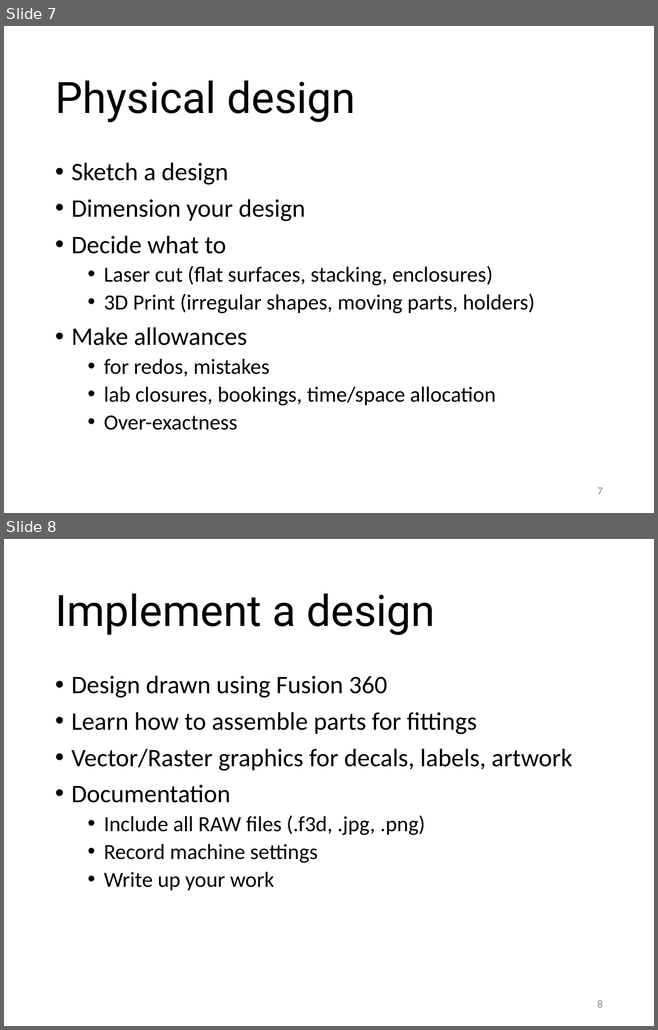
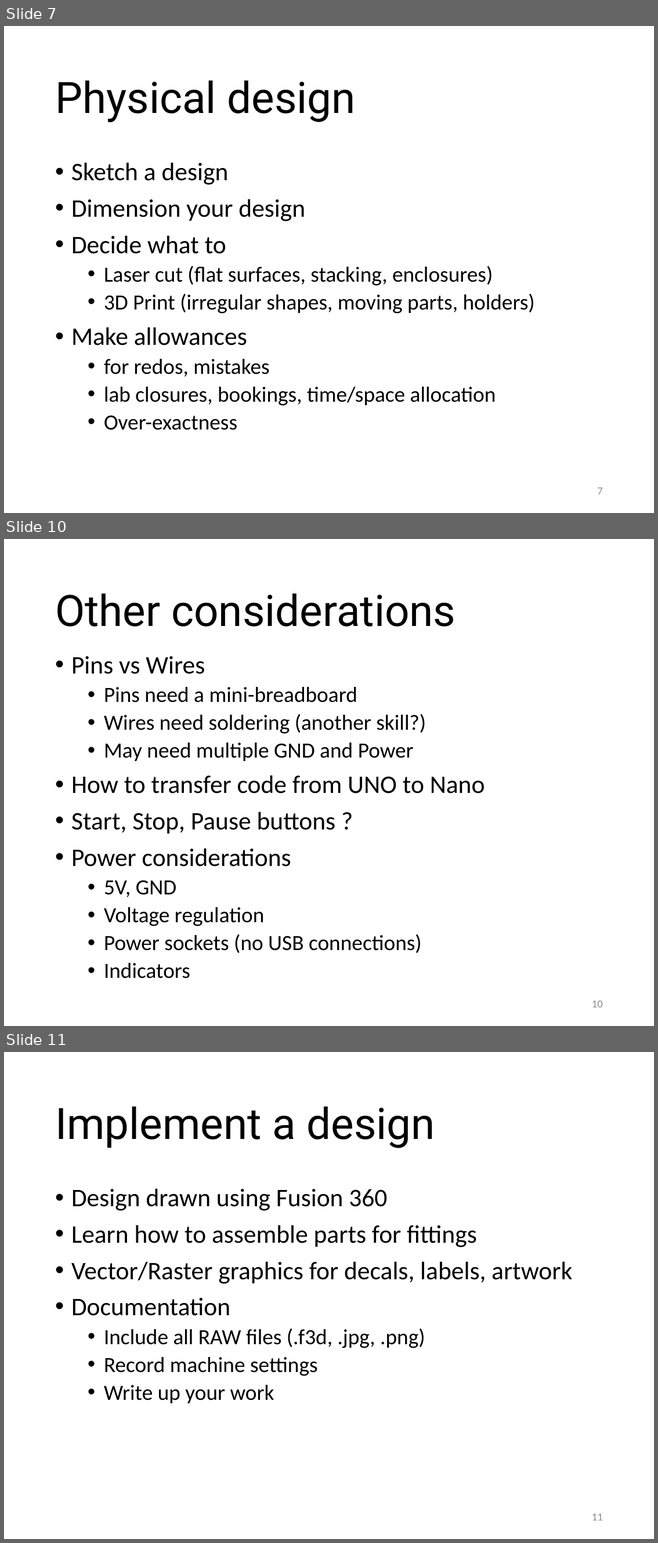
Before and after one commit to RDorville/digfab, a slide deck: presentations/ep1000_project_1/ep1000_template.pptx. Shown one above the other, each under a label of ours: slides 7 and 8 before the commit, slides 7, 10 and 11 after it; the slides between them are not shown. The pictures are 658x1030 and 658x1543 pixels, drawn with LibreOffice and Linux fonts; fonts in the diff are those of the drawing; background and template pictures are left out. Boxes give left, top, right and bottom in pixels: in the first picture for what was removed or moved away, otherwise in the second. Text is boxed around its words. In the diff, an @@ line names an element or a change of style, - is before the commit and + after.

```diff
--- a/presentations/ep1000_project_1/ep1000_template.pptx
+++ b/presentations/ep1000_project_1/ep1000_template.pptx
@@ slide 10 added at <box>4,539,654,1026</box>, background #FFFFFF @@
@@ title added at <box>55,594,455,627</box>, 48 pt, text #000000 @@
+Other considerations
@@ text added at <box>71,656,485,953</box>, 24 pt, text #000000 @@
+• Pins vs Wires
+  • Pins need a mini-breadboard
+  • Wires need soldering (another skill?)
+  • May need multiple GND and Power
+• How to transfer code from UNO to Nano
+• Start, Stop, Pause buttons ?
+• Power considerations
+  • 5V, GND
+  • Voltage regulation
+  • Power sockets (no USB connections)
+  • Indicators
@@ page number added at <box>592,1001,603,1008</box>, 12 pt, text #8C8C8C @@
+10
@@ what was slide 8 is now slide 11 @@
@@ page number at <box>592,1514,603,1521</box>: text changed @@
-8
+11
```
Also in this commit, not shown: 2 other slides added, 2 other files.
